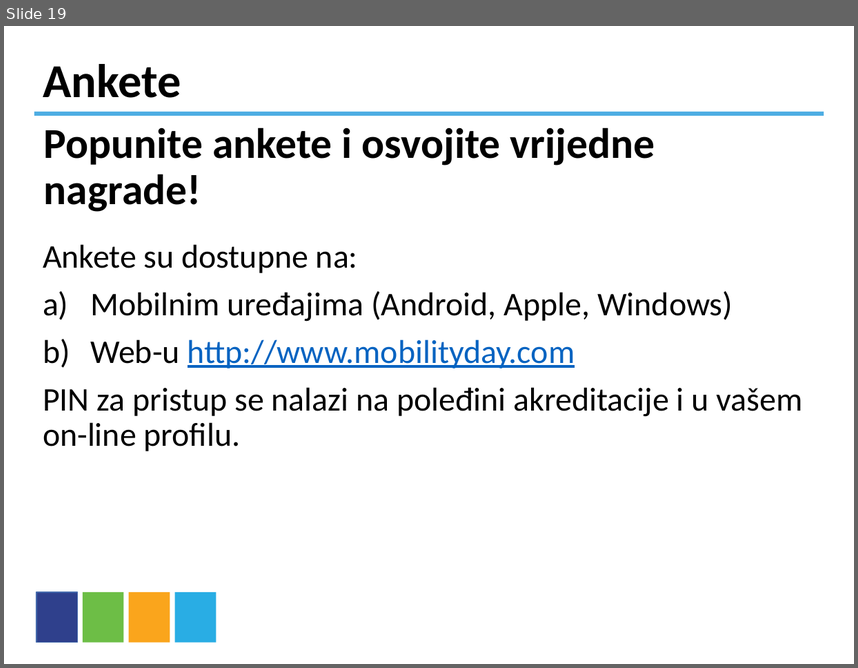
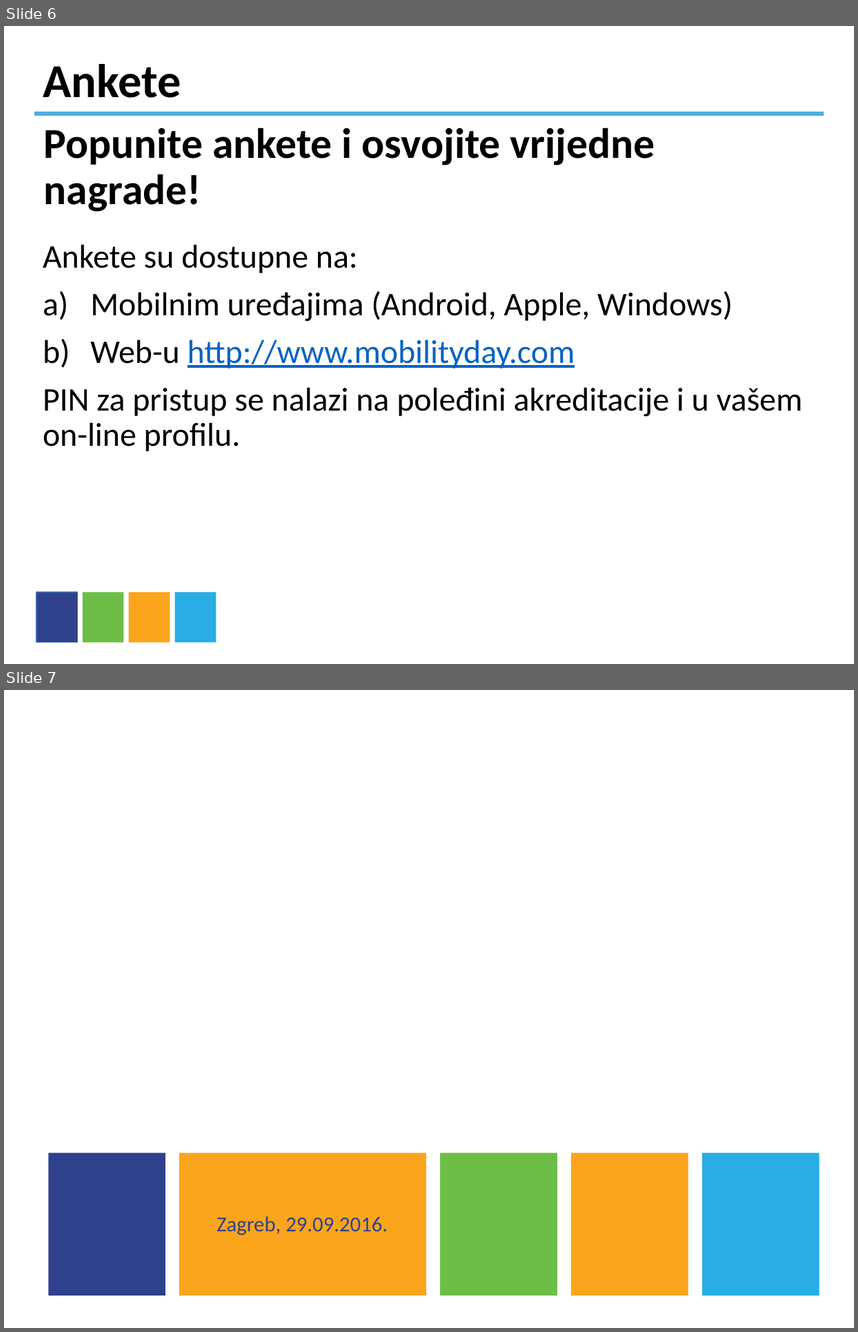
Before and after one commit to moljac/-HolisticWare.Talks.MobilityDay.2016, a slide deck: talk/MD2016-Template_prezentacija-FINAL.PPTX. Shown one above the other, each under a label of ours: slide 19 before the commit, slides 6 and 7 after it. The pictures are 858x668 and 858x1332 pixels, drawn with LibreOffice and Linux fonts; fonts in the diff are those of the drawing; background and template pictures are left out. Boxes give left, top, right and bottom in pixels: in the first picture for what was removed or moved away, otherwise in the second. Text is boxed around its words. In the diff, an @@ line names an element or a change of style, - is before the commit and + after.

```diff
--- a/talk/MD2016-Template_prezentacija-FINAL.PPTX
+++ b/talk/MD2016-Template_prezentacija-FINAL.PPTX
@@ slide 7 added at <box>4,690,854,1328</box>, background #FFFFFF @@
@@ rectangle added at <box>48,1152,165,1295</box>, fill #2F408C @@
@@ rectangle added at <box>179,1152,426,1295</box>, fill #FAA51C @@
@@ rectangle added at <box>440,1152,557,1295</box>, fill #6DBE46 @@
@@ rectangle added at <box>571,1152,688,1295</box>, fill #FAA51C @@
@@ rectangle added at <box>702,1152,819,1295</box>, fill #29ADE4 @@
@@ text added at <box>217,1216,388,1235</box>, 18 pt, text #2F408C @@
+Zagreb, 29.09.2016.
@@ what was slide 19 is now slide 6 @@
```
Also in this commit, not shown: 1 slide changed, 2 other slides added, 16 slides removed.
